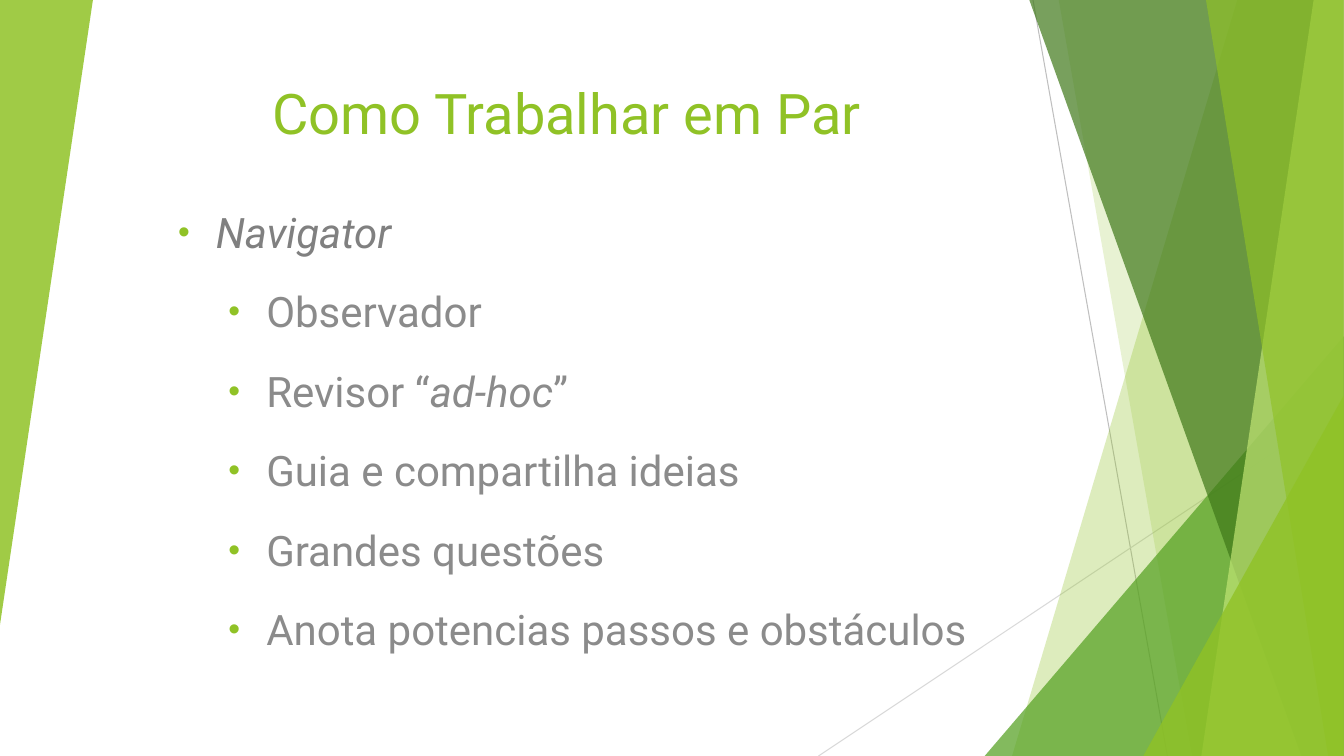
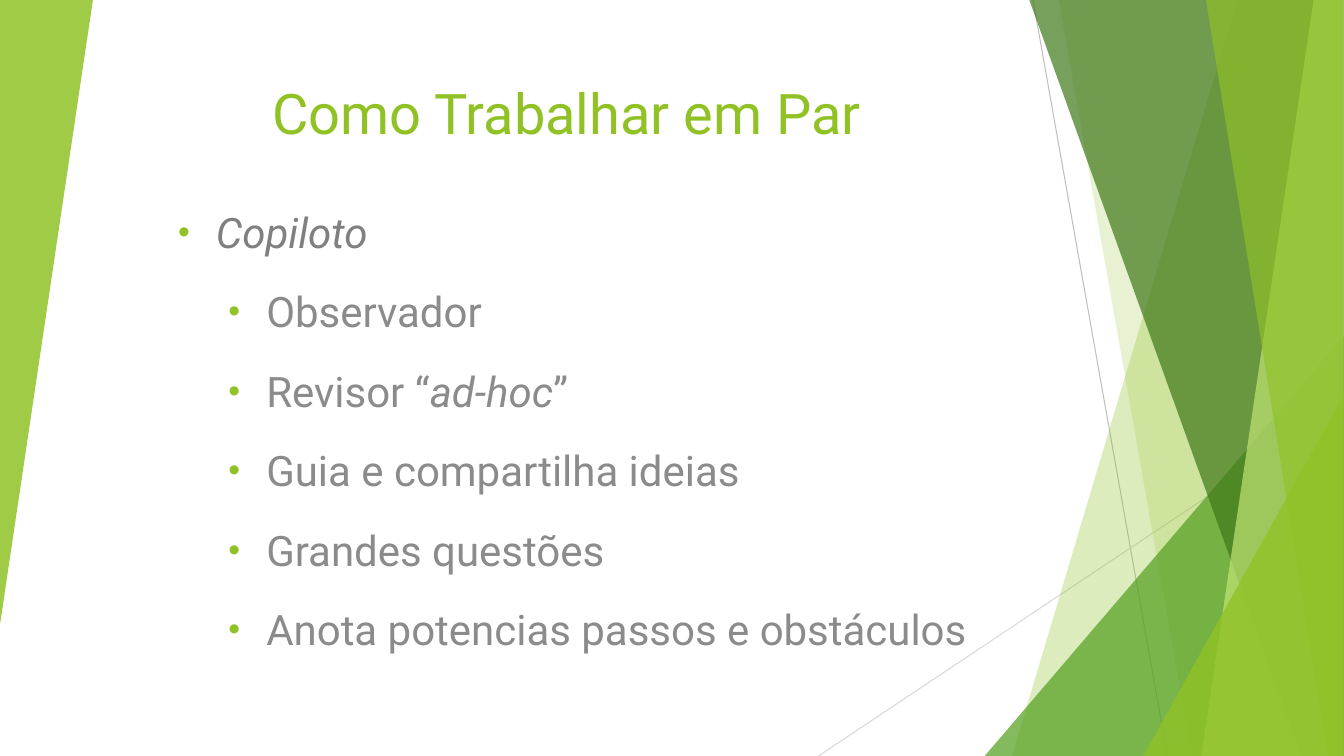
Before and after one commit to sdifiore/EngSoft, a slide deck: slide 7 of Programação em Par.pptx. Drawn at 1344x756 pixels with LibreOffice and Linux fonts; fonts in the diff are those of the drawing. Boxes give left, top, right and bottom in pixels: in the first picture for what was removed or moved away, otherwise in the second. Text is boxed around its words. In the diff, an @@ line names an element or a change of style, - is before the commit and + after.

```diff
--- a/Programação em Par.pptx
+++ b/Programação em Par.pptx
@@ subtitle at [216, 216, 368, 257]: text changed @@
-• Navigator
+• Copiloto
```
Also in this commit, not shown: 4 other slides changed, 3 slides added, 3 slides removed.
